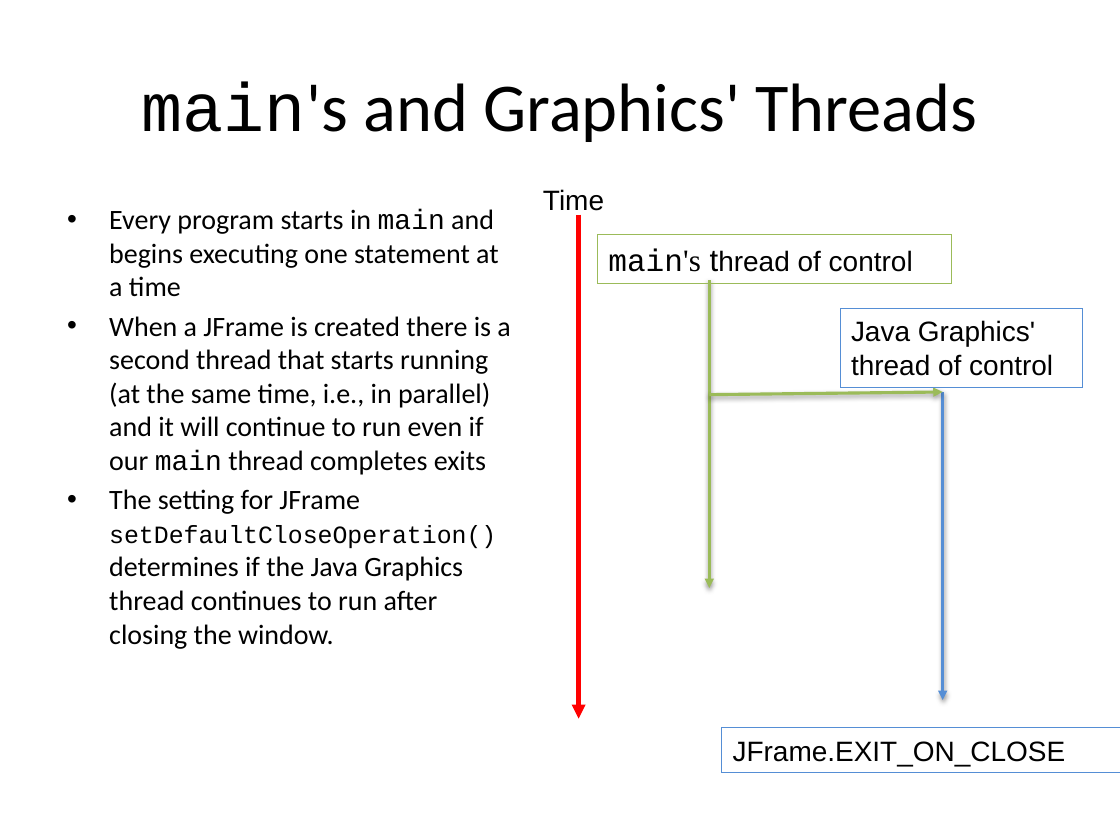
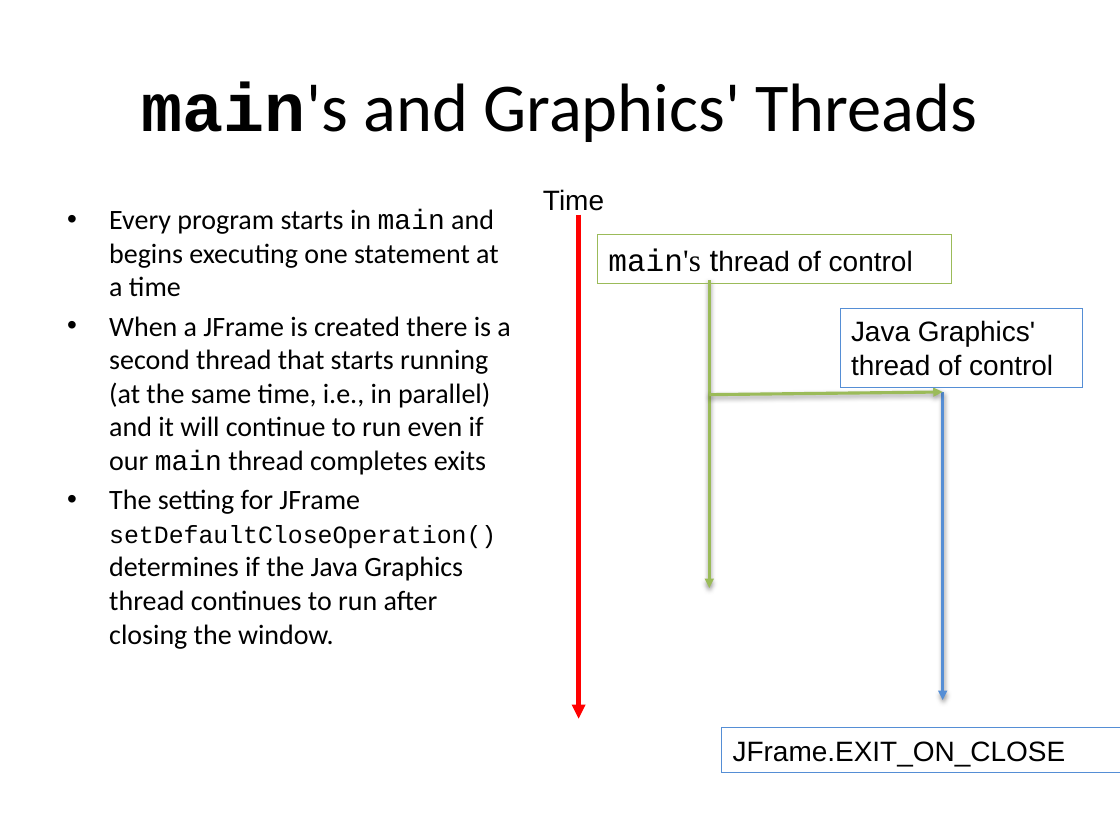
Before and after one commit to RHIT-CSSE/csse220, a slide deck: slide 6 of ClassMaterialsChunked/EventBasedGameLoop/Slides/EventBasedGameLoop.pptx (slide 5 before the commit). Drawn at 1120x840 pixels with LibreOffice and Linux fonts; fonts in the diff are those of the drawing. Boxes give left, top, right and bottom in pixels: in the first picture for what was removed or moved away, otherwise in the second. Text is boxed around its words. In the diff, an @@ line names an element or a change of style, - is before the commit and + after.

```diff
--- a/ClassMaterialsChunked/EventBasedGameLoop/Slides/EventBasedGameLoop.pptx
+++ b/ClassMaterialsChunked/EventBasedGameLoop/Slides/EventBasedGameLoop.pptx
@@ title "main's and Graphics' Threads" at [142, 81, 978, 142]: bold on in "main's" @@
```
Also in this commit, not shown: 8 other slides changed, 4 slides added, 7 other files.
